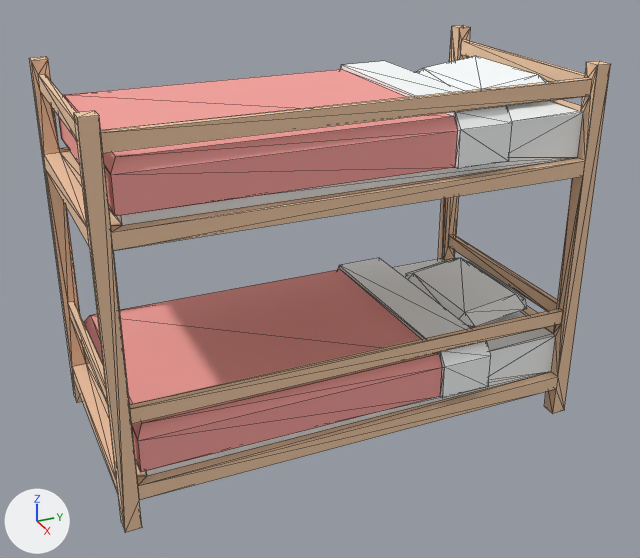
Before and after pictures for a commit that changed the glTF model assets/props/furniture/bedBunk.glb.
The view is the same before and after, from a 50 mm camera at (2.024, -0.224, 1.21) aimed at (0.318, 0.544, 0.357). Lighting does not change. The marker at lower left points along +X, +Y and +Z. The picture after the commit comes second. Mesh edges are drawn as thin lines. Vertices at exactly the same position are counted once.

Script lines for the objects in view, before the commit:
```python
ob_bedbunk_clone = bpy.data.objects.new('bedBunk(Clone)', me_mesh_bedbunk)
ob_bedbunk_clone.location = (0.0, 0.0, 0.0)
ob_coverbottom = bpy.data.objects.new('coverBottom', me_mesh_cover)
ob_coverbottom.parent = ob_bedbunk_clone
ob_coverbottom.location = (-0.375, 0.827, 0.195)
ob_coverbottom.rotation_euler = (0.0, 0.0, -1.571)  # degrees (0, 0, -90)
ob_coverbottom.scale = (0.5, 0.5, 0.5)
ob_covertop = bpy.data.objects.new('coverTop', me_mesh_cover)
ob_covertop.parent = ob_bedbunk_clone
ob_covertop.location = (-0.375, 0.827, 0.735)
ob_covertop.rotation_euler = (0.0, 0.0, -1.571)  # degrees (0, 0, -90)
ob_covertop.scale = (0.5, 0.5, 0.5)
ob_pillowbottom = bpy.data.objects.new('pillowBottom', me_mesh_pillowleft)
ob_pillowbottom.parent = ob_bedbunk_clone
ob_pillowbottom.location = (0.118, 1.066, 0.197)
ob_pillowbottom.rotation_euler = (0.0, 0.126, -1.571)  # degrees (0, 7.2, -90)
ob_pillowbottom.scale = (0.5, 0.85, 0.5)
ob_pillowtop = bpy.data.objects.new('pillowTop', me_mesh_pillowleft)
ob_pillowtop.parent = ob_bedbunk_clone
ob_pillowtop.location = (0.118, 1.066, 0.737)
ob_pillowtop.rotation_euler = (0.0, 0.126, -1.571)  # degrees (0, 7.2, -90)
ob_pillowtop.scale = (0.5, 0.85, 0.5)
```
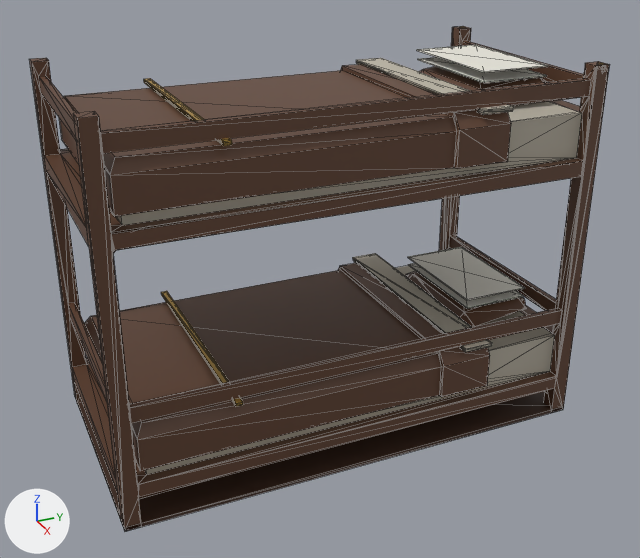
The change, as a list of edits to the scene's bpy script:
```text
Add mat_walnut_001:
    mat_walnut_001 = principled_material('walnut.001')
    mat_walnut_001.base_color = (0.12, 0.055, 0.03)  # brown #614230
Change me_mesh_bedbunk:
    remove me_mesh_bedbunk.from_pydata(...)  # 160 vertices, 352 faces; spans x 0.003..0.568, y 0.0..1.095, z 0.0..0.85
    add me_mesh_bedbunk.from_pydata(...)  # 376 vertices, 703 faces; spans x 0.003..0.568, y 0.0..1.095, z 0.0..0.852
    me_mesh_bedbunk part 1: a new loose piece, a box spanning x 0.003..0.568, y 0.0..1.095, z 0.0..0.01, in mat_walnutdark_001 (brown #452f22)
    me_mesh_bedbunk part 2: 84 vertices added at x 0.003..0.568, y 0.0..1.095, z 0.0..0.85
    me_mesh_bedbunk part 3: 251 faces spanning x 0.003..0.568, y 0.0..1.095, z 0.0..0.85 switch from mat_wood (beige #f3cca8) to mat_walnut_001 (brown #614230)
    me_mesh_bedbunk part 4: 52 faces spanning x 0.028..0.543, y 0.06..1.06, z 0.105..0.745 switch from mat_carpetwhite (white #fcffff) to mat_linen_001 (grey #bcb5a6)
    other edits to the shape of me_mesh_bedbunk do not show in these pictures
    add me_mesh_bedbunk.materials.append(mat_walnutdark_001)  # brown #452f22
    add me_mesh_bedbunk.materials.append(mat_brass_001)  # orange #c49e4b
Change me_mesh_cover:
    used by ob_coverbottom; parent = ob_bedbunk_clone; location = (-0.375, 0.827, 0.195); rotation_euler = (0.0, 0.0, -1.571), in degrees (0, 0, -90); scale = (0.5, 0.5, 0.5)
    remove me_mesh_cover.from_pydata(...)  # 34 vertices, 64 faces; spans x -0.06..1.56, y 0.75..1.89, z -0.13..0.09
    add me_mesh_cover.from_pydata(...)  # 66 vertices, 112 faces; spans x -0.06..1.56, y 0.74..1.9, z -0.13..0.1
    me_mesh_cover part 5: a new loose piece, a box spanning x 1.135..1.165, y 0.746..1.896, z 0.082..0.094, in mat_brass_001 (orange #c49e4b)
    me_mesh_cover part 6: a new loose piece, a box spanning x 1.135..1.165, y 0.742..1.9, z 0.088..0.1, in mat_brass_001 (orange #c49e4b)
    me_mesh_cover part 7: a new loose piece, a box spanning x -0.059..0.081, y 0.746..1.896, z 0.082..0.096, in mat_linen_001 (grey #bcb5a6)
    me_mesh_cover part 8: a new loose piece, a box spanning x -0.059..0.081, y 0.742..1.9, z 0.088..0.102, in mat_linen_001 (grey #bcb5a6)
    me_mesh_cover part 9: 30 faces spanning x -0.06..1.56, y 0.77..1.87, z -0.13..0.07 switch from mat_carpet (pink #f9a39e) to mat_walnut_001 (brown #614230)
    me_mesh_cover part 10: 34 faces spanning x -0.06..0.19, y 0.75..1.89, z -0.13..0.09 switch from mat_carpetwhite (white #fcffff) to mat_walnut_001 (brown #614230)
    add me_mesh_cover.materials.append(mat_brass_001)  # orange #c49e4b
    add me_mesh_cover.materials.append(mat_linen_001)  # grey #bcb5a6
Change me_mesh_pillowleft:
    used by ob_pillowbottom; parent = ob_bedbunk_clone; location = (0.118, 1.066, 0.197); rotation_euler = (0.0, 0.126, -1.571), in degrees (0, 7.2, -90); scale = (0.5, 0.85, 0.5)
    remove me_mesh_pillowleft.from_pydata(...)  # 16 vertices, 50 faces; spans x 0.0..0.4, y 0.0..0.4, z 0.06..0.14
    add me_mesh_pillowleft.from_pydata(...)  # 32 vertices, 74 faces; spans x 0.0..0.4, y 0.0..0.4, z 0.06..0.229
    me_mesh_pillowleft part 11
    8 vertices are added at x 0.024..0.355, y 0.029, z 0.138..0.229
    8 new vertices lie (0.0, 0.342, 0.0) away from vertices in x 0.024..0.355, y 0.029, z 0.138..0.229
    24 new faces join them, mat_paper_001 (white #e7e5da)
    me_mesh_pillowleft part 12: 50 faces spanning x 0.0..0.4, y 0.0..0.4, z 0.06..0.14 switch from mat_carpetwhite (white #fcffff) to mat_walnut_001 (brown #614230)
    add me_mesh_pillowleft.materials.append(mat_paper_001)  # white #e7e5da
Change ob_bedbunk_clone:
    ob_bedbunk_clone.location: (0.0, 0.0, 0.0) -> (0.004, 0.0, 0.0)
    ob_bedbunk_clone.scale: (1.0, 1.0, 1.0) -> (0.986, 1.0, 0.998)
```

Pixel boxes [x1, y1, x2, y2] of what changed, in the pictures (640 x 558 px):
'bedBunk(Clone)', reshaped, moved, rescaled
    before: [29, 25, 611, 533]
    after: [29, 26, 610, 531]
'coverBottom', reshaped, moved, rescaled
    before: [84, 258, 491, 472]
    after: [84, 253, 492, 471]
'coverTop', reshaped, moved, rescaled
    before: [58, 61, 512, 216]
    after: [59, 58, 514, 217]
'pillowBottom', reshaped, moved, rescaled (16% taller)
    before: [405, 258, 527, 327]
    after: [406, 247, 526, 327]
'pillowTop', reshaped, moved, rescaled (33% taller)
    before: [416, 56, 548, 91]
    after: [417, 44, 548, 91]
part 1 of me_mesh_bedbunk, added
    after: [75, 391, 563, 531]
part 2 of me_mesh_bedbunk, added
    after: [99, 64, 610, 531]
part 3 of me_mesh_bedbunk, recoloured
    both: [29, 26, 607, 531]
part 4 of me_mesh_bedbunk, recoloured
    both: [116, 101, 582, 475]
part 5 of me_mesh_cover, added
    after: [144, 82, 243, 406]
part 6 of me_mesh_cover, added
    after: [144, 78, 243, 406]
part 7 of me_mesh_cover, added
    after: [353, 63, 513, 352]
part 8 of me_mesh_cover, added
    after: [353, 58, 514, 351]
part 9 of me_mesh_cover, recoloured (pink to brown)
    both: [59, 70, 457, 471]
part 10 of me_mesh_cover, recoloured
    both: [339, 64, 511, 397]
part 11 of me_mesh_pillowleft, added
    after: [408, 44, 548, 309]
part 12 of me_mesh_pillowleft, recoloured
    before: [405, 56, 548, 327]
    after: [406, 66, 547, 327]
